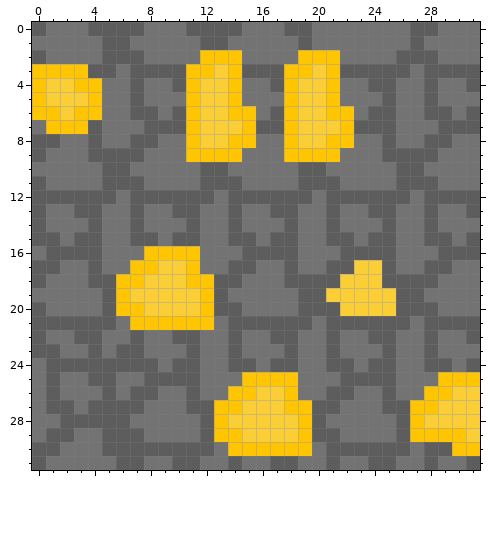
Two versions of one pixel-art sprite, textures/GoldenOre.png. The picture above is the old version.
The file is 32x32 pixels.
The result:
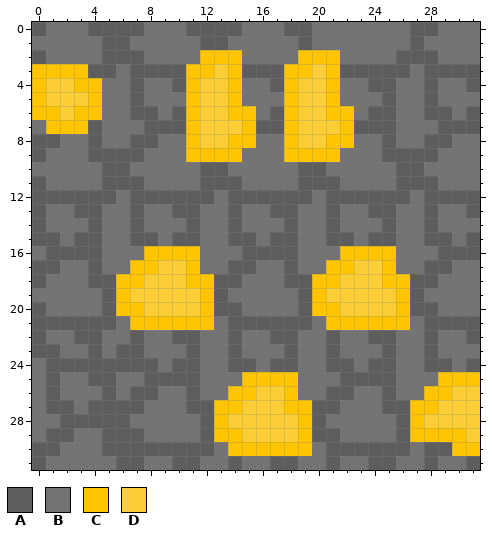
Palette (. is transparent): A #5d5d5d  B #737373  C #ffc500  D #fbce36
Changes in this commit:
y 16: x 22..25 AAAA -> CCCC
y 17: x 21..22 AA -> CC; x 25 A -> C
y 18: x 20..21 AA -> CC; x 25..26 AA -> CC
y 19: x 20 A -> C; x 26 A -> C
y 20: x 20..21 AA -> CC; x 26 A -> C
y 21: x 21..26 AAAAAA -> CCCCCC
Boxes around the changes in both pictures, in picture pixels (x1, y1, x2, y2):
changed: (312, 246, 410, 330)
